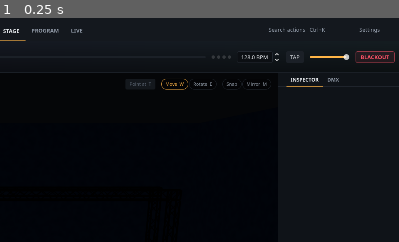
Above: before the commit, frame 1.
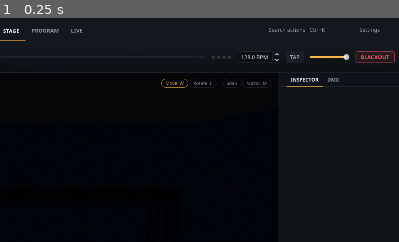
Above: after the commit, the same moment.

Repository: LuckyOwlStudios/Precision
Game: Godot game, scene res://ui/main/main_window.tscn
Same seed, same stepped clock (60 frames per second), same inputs: the game is played once before the commit and once after it.
Inputs:
- Up to frame 1 (0.25 s): no input
The pictures show only the part of the screen within x 50-99%, y 0-50%; the shares and areas given below are measured in that part.

The runs differ from the first frame. In frame 1, 0.4% of the frame differs, in the area x 32-68%, y 27-33%.

Commit message:
Show Point at only when a moving head is selected
The tool button is hidden unless the selection holds a moving head (mixed
selections still aim only the heads). Adds a Point at action to Ctrl+K that is
unavailable otherwise.

Co-Authored-By: Claude Sonnet 5.5 <noreply@anthropic.com>
Claude-Session: https://claude.ai/code/session_01ACHC6fVX9fVf43i

Diff:
--- a/tests/aim_test.gd
+++ b/tests/aim_test.gd
@@ -132,4 +132,4 @@
 	view._gui_input(esc)
 	check(not view._aiming and not view._group.is_empty(), "Esc leaves Point at and keeps the selection")
 	view._set_selection([])
-	check(view._aim_button.disabled, "the button is off with nothing selected")
+	check(view._aim_button.disabled and not view._aim_button.visible, "the button is hidden with nothing selected")
--- a/ui/stage/stage_view.gd
+++ b/ui/stage/stage_view.gd
@@ -322,6 +322,7 @@
 	var has_sel := func() -> bool: return not _selection().is_empty()
 	var reg := ctx.actions
 	reg.register(&"stage.hide", "Hide selection", _hide_selection, {category = "Stage", shortcut = "H", keywords = "hide", enabled = has_sel})
+	reg.register(&"stage.point_at", "Point at", func() -> void: _aim_button.button_pressed = not _aiming, {category = "Stage", shortcut = "T", keywords = "aim moving head pan tilt target", enabled = func() -> bool: return _aiming or not _aimable().is_empty()})
 	reg.register(&"stage.isolate", "Isolate selection", _isolate_selection, {category = "Stage", shortcut = "Shift+H", keywords = "hide others solo", enabled = has_sel})
 	reg.register(&"stage.show_all", "Show all", _unhide_all, {category = "Stage", shortcut = "Alt+H", keywords = "unhide reveal"})
 	reg.register(&"stage.duplicate", "Duplicate selection", _duplicate_selected, {category = "Stage", shortcut = "Ctrl+D", keywords = "copy clone", enabled = has_sel})
@@ -2019,11 +2020,13 @@
 	if _aim_button == null:
 		return
 	var n := _aimable().size()
+	# Only offered while the selection holds a moving head (mixed selections aim just the heads).
+	_aim_button.visible = n > 0
 	_aim_button.disabled = n == 0
 	if n == 0 and _aiming:
 		_aim_button.button_pressed = false
 	_aim_button.tooltip_text = "Point the selected moving heads at a spot: click or drag on the stage and they all aim there (T).\n" + \
-		("Select one or more moving heads first." if n == 0 else "%d moving head%s selected." % [n, "" if n == 1 else "s"])
+		"%d moving head%s selected." % [n, "" if n == 1 else "s"]
 
 
 func _set_aiming(on: bool) -> void:
